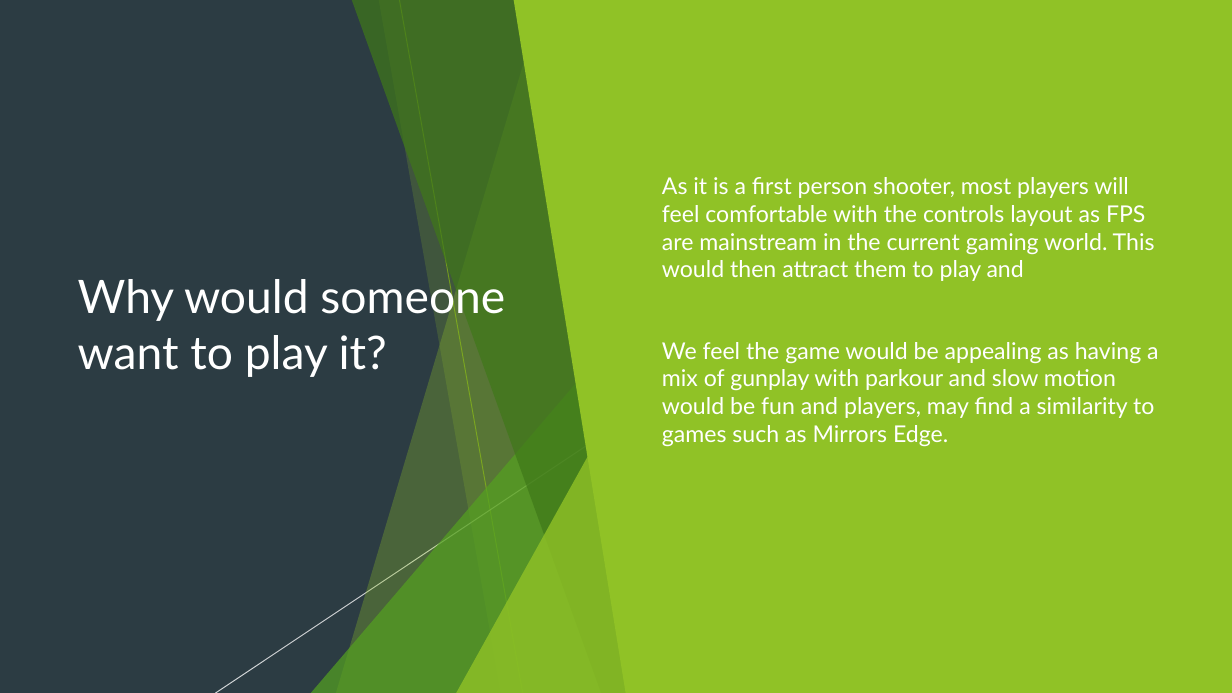
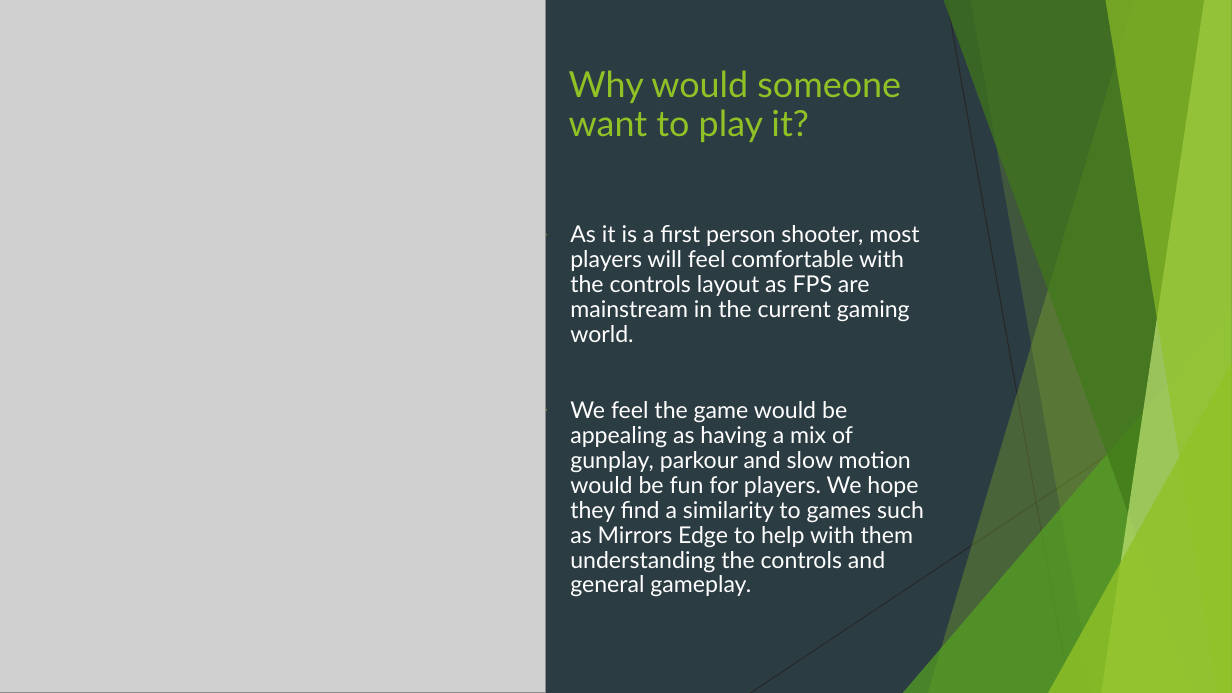
Before and after one commit to Pilokio/Tranzfuser, a slide deck: slide 6 of Virtual Pitch Presentation/Pitch.pptx. Drawn at 1232x693 pixels with LibreOffice and Linux fonts; fonts in the diff are those of the drawing; grey boxes stand for pictures. Boxes give left, top, right and bottom in pixels: in the first picture for what was removed or moved away, otherwise in the second. Text is boxed around its words. In the diff, an @@ line names an element or a change of style, - is before the commit and + after.

```diff
--- a/Virtual Pitch Presentation/Pitch.pptx
+++ b/Virtual Pitch Presentation/Pitch.pptx
@@ rectangle removed at box(0, 0, 1232, 693) @@
@@ picture added at box(0, 0, 545, 693) @@
@@ freeform shape removed at box(336, 0, 640, 693) @@
@@ freeform shape removed at box(351, 0, 640, 693) @@
@@ freeform shape removed at box(379, 0, 640, 693) @@
@@ line removed from (399, 0) to (523, 693) @@
@@ freeform shape removed at box(514, 0, 1232, 693) @@
@@ line (947, 0) - (1070, 693): stroke #000000 0.75 pt to #262626 0.75 pt @@
@@ title "Why would someone want to ...": place and size @@
-title "Why would someone want to ..." at box(78, 273, 505, 377)
+title "Why would someone want to ..." at box(569, 70, 901, 142)
@@ title "Why would someone want to ..." at box(569, 70, 901, 142): size 36 to 28 pt, text colour #FFFFFF to #90C226; line spacing 1 to 0.9; vertical alignment middle to top @@
@@ text "As it is a first ..." at box(570, 225, 924, 596): vertical alignment middle to top @@
@@ text at box(570, 225, 924, 596): text changed @@
-▶ As it is a first person shooter, most players will feel comfortable with the controls layout as FPS are mainstream in the current gaming world. This would then attract them to play and
-▶ We feel the game would be appealing as having a mix of gunplay with parkour and slow motion would be fun and players, may find a similarity to games such as Mirrors Edge.
+▶ As it is a first person shooter, most players will feel comfortable with the controls layout as FPS are mainstream in the current gaming world.
+▶ We feel the game would be appealing as having a mix of gunplay, parkour and slow motion would be fun for players. We hope they find a similarity to games such as Mirrors Edge to help with them understanding the controls and general gameplay.
@@ triangle removed at box(311, 308, 640, 693) @@
@@ line removed from (697, 372) to (215, 693) @@
@@ triangle removed at box(457, 363, 640, 693) @@
@@ line (1232, 372) - (750, 693): stroke #000000 0.75 pt to #262626 0.75 pt @@
```
Also in this commit, not shown: 9 other slides changed.
